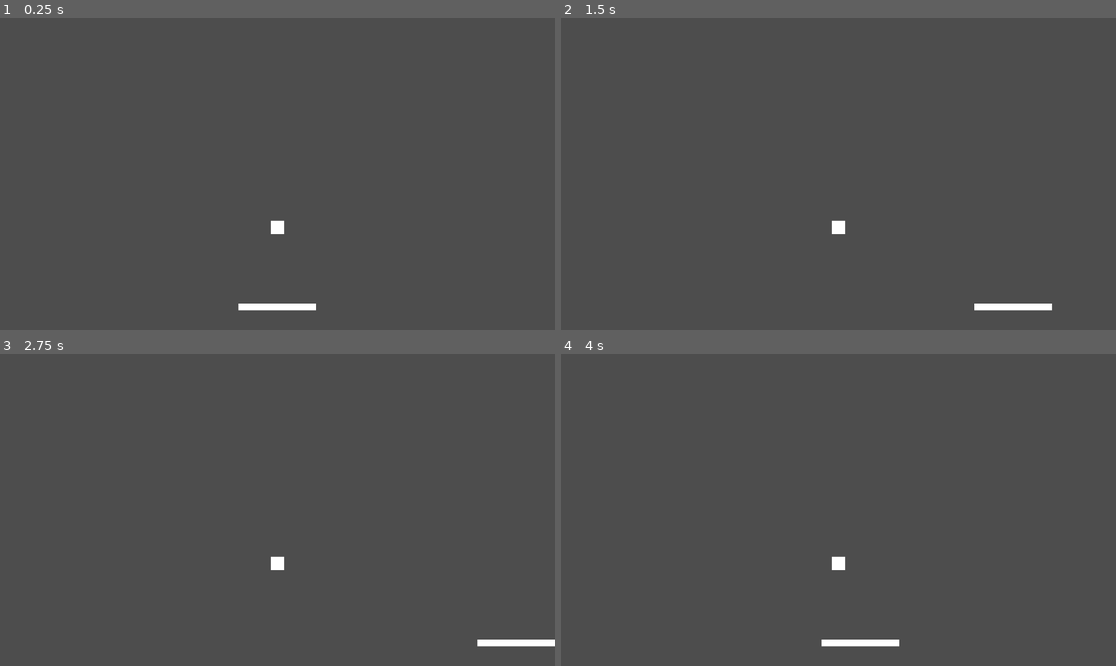
Above: before the commit, frames 1-4 (two rows, left to right).
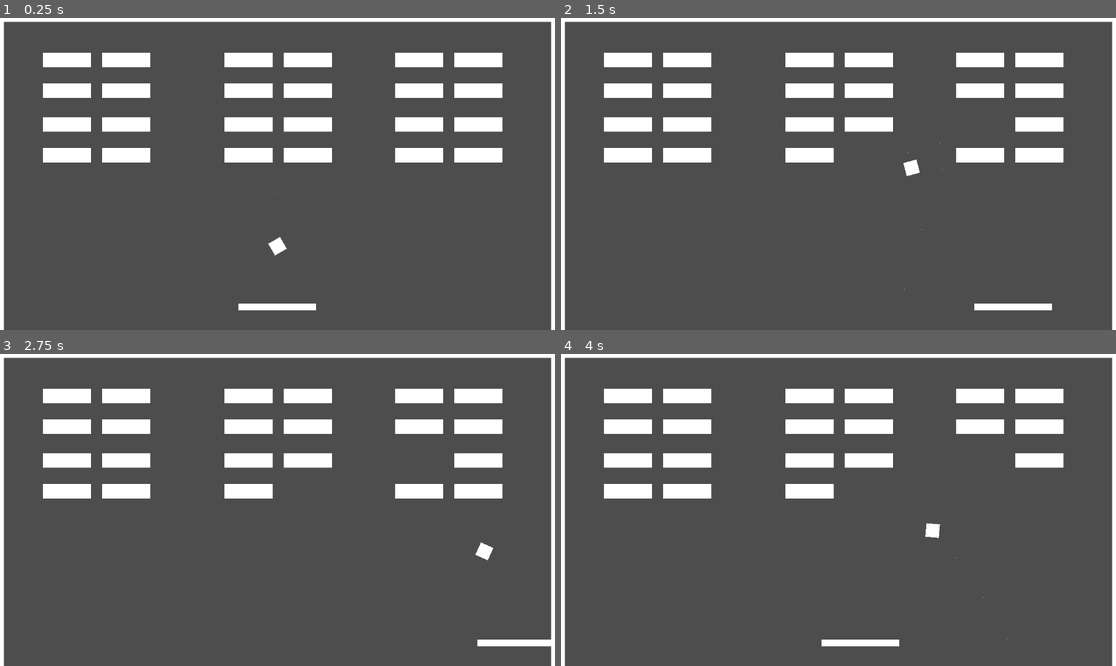
Above: after the commit, the same moments.

Repository: Let-s-Godot-Now/Breakout
Game: Godot game, scene res://tscn/main.tscn
Two runs of this game, one before a commit and one after it. Both use one fixed random seed, a clock stepped at 60 frames per second and the inputs below.
Inputs:
- Up to frame 1 (0.25 s): no input
- Up to frame 2 (1.5 s): hold Right (move_right) 0.53-1.28 s; hold Shift (faster_shift) 0.53-1.28 s; hold Left (move_left) from 1.28 s (still down); tap Shift (faster_shift) at 1.35 s
- Up to frame 3 (2.75 s): release Left (move_left) at 2.03 s; hold Right (move_right) from 2.03 s (still down); hold Shift (faster_shift) from 2.03 s (still down)
- Up to frame 4 (4 s): release Shift (faster_shift) at 2.78 s; tap Shift (faster_shift) at 2.85 s; release Right (move_right) at 3.53 s; hold Left (move_left) from 3.53 s (still down); hold Shift (faster_shift) from 3.53 s (still down)

The runs differ from the first frame. In frame 1, 13% of the frame differs, in the area x 0-100%, y 0-100%; in frame 2, 12%; in frame 3, 12%; in frame 4, 11%.

Commit message:
Finished Basic Framework

Diff:
--- /dev/null
+++ b/scripts/ball.gd
@@ -0,0 +1,38 @@
+extends Node2D
+
+@onready var colli_shape = get_node("BallArea/CollisionShape2D")
+
+var speed = 600
+var velocity = Vector2.ZERO
+
+
+func _process(delta):
+	if GlobalValue.start_game == true:
+		position += velocity * delta
+		rotation_degrees += 10
+
+
+func reset():
+	position = get_viewport_rect().size / 2
+	velocity = Vector2.DOWN * speed
+
+
+func _on_ball_area_entered(area: Area2D):
+	match area.name:
+		"Up":
+			bounce(-PI / 2)
+		"Down":
+			bounce(PI / 2)
+		"Left":
+			bounce(PI)
+		"Right":
+			bounce(0)
+		"leyline of the void":
+			reset()
+
+
+func bounce(dir):
+	randomize()
+	dir += randf_range(-PI / 3, PI / 3)
+	rotation = dir
+	velocity = Vector2(1, 0).rotated(dir) * speed
--- a/scripts/brick.gd
+++ b/scripts/brick.gd
@@ -3,7 +3,7 @@
 var flag = false
 
 
-func _on_up_area_entered(area: Area2D):
+func _on_area_entered(area: Area2D):
 	if area.name == "BallArea" and flag == false:
 		flag = true
 		GlobalValue.score += 1
--- a/scripts/global_value.gd
+++ b/scripts/global_value.gd
@@ -1,11 +1,13 @@
 extends Node
 
-# 游戏难度
-enum Mode{
-    EASY,
-    NORMAL,
-    DIFFICULT,
+# ��Ϸ�Ѷ�
+enum Mode {
+	EASY,
+	NORMAL,
+	DIFFICULT,
 }
 var global_mode: Mode = Mode.NORMAL
 
 var score = 0
+
+var start_game = true
--- /dev/null
+++ b/scripts/main.gd
@@ -0,0 +1,11 @@
+extends Node2D
+
+@onready var ball = get_node("Ball")
+
+# Called when the node enters the scene tree for the first time.
+func _ready():
+	ball.reset()
+
+# Called every frame. 'delta' is the elapsed time since the previous frame.
+func _process(delta):
+	pass
--- a/tscn/ball.tscn
+++ b/tscn/ball.tscn
@@ -1,4 +1,6 @@
-[gd_scene load_steps=3 format=3 uid="uid://bulwt8c8ye2kp"]
+[gd_scene load_steps=4 format=3 uid="uid://bulwt8c8ye2kp"]
+
+[ext_resource type="Script" path="res://scripts/ball.gd" id="1_sbad2"]
 
 [sub_resource type="CanvasTexture" id="CanvasTexture_1vgdu"]
 
@@ -8,6 +10,7 @@
 [node name="Ball" type="Node2D"]
 position = Vector2(576, 435)
 scale = Vector2(28.1249, 28.125)
+script = ExtResource("1_sbad2")
 
 [node name="Ball" type="Sprite2D" parent="."]
 texture = SubResource("CanvasTexture_1vgdu")
@@ -16,3 +19,7 @@
 
 [node name="CollisionShape2D" type="CollisionShape2D" parent="BallArea"]
 shape = SubResource("CircleShape2D_20i1h")
+
+[node name="CPUParticles2D" type="CPUParticles2D" parent="."]
+
+[connection signal="area_entered" from="BallArea" to="." method="_on_ball_area_entered"]
--- a/tscn/brick.tscn
+++ b/tscn/brick.tscn
@@ -44,4 +44,7 @@
 position = Vector2(48, 0)
 shape = SubResource("RectangleShape2D_d7hr4")
 
-[connection signal="area_entered" from="Up" to="." method="_on_up_area_entered"]
+[connection signal="area_entered" from="Up" to="." method="_on_area_entered"]
+[connection signal="area_entered" from="Down" to="." method="_on_area_entered"]
+[connection signal="area_entered" from="Left" to="." method="_on_area_entered"]
+[connection signal="area_entered" from="Right" to="." method="_on_area_entered"]
--- a/tscn/main.tscn
+++ b/tscn/main.tscn
@@ -1,18 +1,22 @@
-[gd_scene load_steps=4 format=3 uid="uid://blfvo0smpq1fl"]
+[gd_scene load_steps=7 format=3 uid="uid://blfvo0smpq1fl"]
 
+[ext_resource type="Script" path="res://scripts/main.gd" id="1_j2bth"]
 [ext_resource type="PackedScene" uid="uid://des37jbp4ogsg" path="res://tscn/paddle.tscn" id="1_qe3g6"]
 [ext_resource type="PackedScene" uid="uid://bulwt8c8ye2kp" path="res://tscn/ball.tscn" id="2_6luyj"]
+[ext_resource type="PackedScene" uid="uid://cs60umo1hhc7e" path="res://tscn/walls.tscn" id="2_tsk5u"]
+[ext_resource type="PackedScene" uid="uid://sq4d6ff1vlpp" path="res://tscn/brick.tscn" id="4_po44w"]
 
 [sub_resource type="RectangleShape2D" id="RectangleShape2D_4mnou"]
 size = Vector2(2.50001, 1.79012)
 
 [node name="Node2D" type="Node2D"]
+script = ExtResource("1_j2bth")
 
 [node name="Paddle" parent="." instance=ExtResource("1_qe3g6")]
 
 [node name="Ball" parent="." instance=ExtResource("2_6luyj")]
 
-[node name="leyline of the void" type="StaticBody2D" parent="."]
+[node name="leyline of the void" type="Area2D" parent="."]
 position = Vector2(576, 640)
 rotation = -1.5708
 scale = Vector2(16, -648)
@@ -20,3 +24,79 @@
 [node name="CollisionShape2D" type="CollisionShape2D" parent="leyline of the void"]
 position = Vector2(-2, 0.00617284)
 shape = SubResource("RectangleShape2D_4mnou")
+
+[node name="Walls" parent="." instance=ExtResource("2_tsk5u")]
+
+[node name="Node2D" type="Node2D" parent="."]
+
+[node name="Brick" parent="Node2D" instance=ExtResource("4_po44w")]
+position = Vector2(262, 87)
+
+[node name="Brick2" parent="Node2D" instance=ExtResource("4_po44w")]
+position = Vector2(139, 87)
+
+[node name="Brick3" parent="Node2D" instance=ExtResource("4_po44w")]
+position = Vector2(262, 151)
+
+[node name="Brick4" parent="Node2D" instance=ExtResource("4_po44w")]
+position = Vector2(139, 151)
+
+[node name="Brick5" parent="Node2D" instance=ExtResource("4_po44w")]
+position = Vector2(639, 87)
+
+[node name="Brick6" parent="Node2D" instance=ExtResource("4_po44w")]
+position = Vector2(516, 87)
+
+[node name="Brick7" parent="Node2D" instance=ExtResource("4_po44w")]
+position = Vector2(639, 151)
+
+[node name="Brick8" parent="Node2D" instance=ExtResource("4_po44w")]
+position = Vector2(516, 151)
+
+[node name="Brick9" parent="Node2D" instance=ExtResource("4_po44w")]
+position = Vector2(993, 87)
+
+[node name="Brick10" parent="Node2D" instance=ExtResource("4_po44w")]
+position = Vector2(870, 87)
+
+[node name="Brick11" parent="Node2D" instance=ExtResource("4_po44w")]
+position = Vector2(993, 151)
+
+[node name="Brick12" parent="Node2D" instance=ExtResource("4_po44w")]
+position = Vector2(870, 151)
+
+[node name="Brick13" parent="Node2D" instance=ExtResource("4_po44w")]
+position = Vector2(262, 221)
+
+[node name="Brick14" parent="Node2D" instance=ExtResource("4_po44w")]
+position = Vector2(139, 221)
+
+[node name="Brick15" parent="Node2D" instance=ExtResource("4_po44w")]
+position = Vector2(262, 285)
+
+[node name="Brick16" parent="Node2D" instance=ExtResource("4_po44w")]
+position = Vector2(139, 285)
+
+[node name="Brick17" parent="Node2D" instance=ExtResource("4_po44w")]
+position = Vector2(639, 221)
+
+[node name="Brick18" parent="Node2D" instance=ExtResource("4_po44w")]
+position = Vector2(516, 221)
+
+[node name="Brick19" parent="Node2D" instance=ExtResource("4_po44w")]
+position = Vector2(639, 285)
+
+[node name="Brick20" parent="Node2D" instance=ExtResource("4_po44w")]
+position = Vector2(516, 285)
+
+[node name="Brick21" parent="Node2D" instance=ExtResource("4_po44w")]
+position = Vector2(993, 221)
+
+[node name="Brick22" parent="Node2D" instance=ExtResource("4_po44w")]
+position = Vector2(870, 221)
+
+[node name="Brick23" parent="Node2D" instance=ExtResource("4_po44w")]
+position = Vector2(993, 285)
+
+[node name="Brick24" parent="Node2D" instance=ExtResource("4_po44w")]
+position = Vector2(870, 285)
--- a/tscn/paddle.tscn
+++ b/tscn/paddle.tscn
@@ -15,5 +15,7 @@
 [node name="Plane" type="Sprite2D" parent="."]
 texture = SubResource("CanvasTexture_o5isi")
 
-[node name="CollisionShape2D" type="CollisionShape2D" parent="."]
+[node name="Up" type="Area2D" parent="."]
+
+[node name="CollisionShape2D" type="CollisionShape2D" parent="Up"]
 shape = SubResource("RectangleShape2D_e8q0q")
--- a/tscn/walls.tscn
+++ b/tscn/walls.tscn
@@ -11,35 +11,41 @@
 position = Vector2(0, 324)
 scale = Vector2(16, -648)
 
-[node name="CollisionShape2D" type="CollisionShape2D" parent="Wall"]
+[node name="Wall" type="Sprite2D" parent="Wall"]
+texture = SubResource("CanvasTexture_r87pb")
+
+[node name="Right" type="Area2D" parent="Wall"]
+
+[node name="CollisionShape2D" type="CollisionShape2D" parent="Wall/Right"]
 position = Vector2(-5.0643e-07, 2.98023e-08)
 scale = Vector2(0.496483, 0.853794)
 shape = SubResource("RectangleShape2D_7ad7j")
-
-[node name="Wall" type="Sprite2D" parent="Wall"]
-texture = SubResource("CanvasTexture_r87pb")
 
 [node name="Wall2" type="StaticBody2D" parent="."]
 position = Vector2(1152, 328)
 scale = Vector2(16, -648)
 
-[node name="CollisionShape2D" type="CollisionShape2D" parent="Wall2"]
-position = Vector2(-5.0643e-07, 2.98023e-08)
+[node name="Wall" type="Sprite2D" parent="Wall2"]
+texture = SubResource("CanvasTexture_r87pb")
+
+[node name="Left" type="Area2D" parent="Wall2"]
+
+[node name="CollisionShape2D" type="CollisionShape2D" parent="Wall2/Left"]
+position = Vector2(0, 5.96046e-08)
 scale = Vector2(0.496483, 0.853794)
 shape = SubResource("RectangleShape2D_7ad7j")
-
-[node name="Wall" type="Sprite2D" parent="Wall2"]
-texture = SubResource("CanvasTexture_r87pb")
 
 [node name="Wall3" type="StaticBody2D" parent="."]
 position = Vector2(576, 3.05176e-05)
 rotation = -1.5708
 scale = Vector2(16.6531, -1168)
 
-[node name="CollisionShape2D" type="CollisionShape2D" parent="Wall3"]
-position = Vector2(-5.0643e-07, 2.98023e-08)
+[node name="Wall" type="Sprite2D" parent="Wall3"]
+texture = SubResource("CanvasTexture_r87pb")
+
+[node name="Down" type="Area2D" parent="Wall3"]
+
+[node name="CollisionShape2D" type="CollisionShape2D" parent="Wall3/Down"]
+position = Vector2(-5.06421e-07, 5.96046e-08)
 scale = Vector2(0.496483, 0.853794)
 shape = SubResource("RectangleShape2D_7ad7j")
-
-[node name="Wall" type="Sprite2D" parent="Wall3"]
-texture = SubResource("CanvasTexture_r87pb")
Not shown: 1 places in tscn/walls.tscn that only renumber resources
